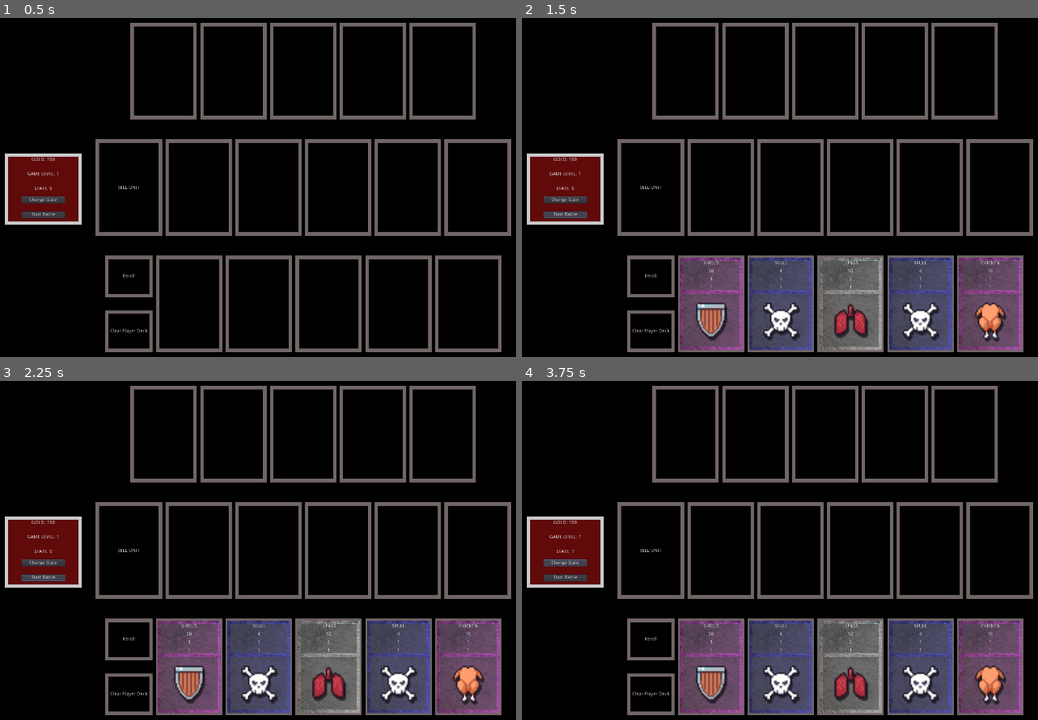
Above: before the commit, frames 1-4 (two rows, left to right).
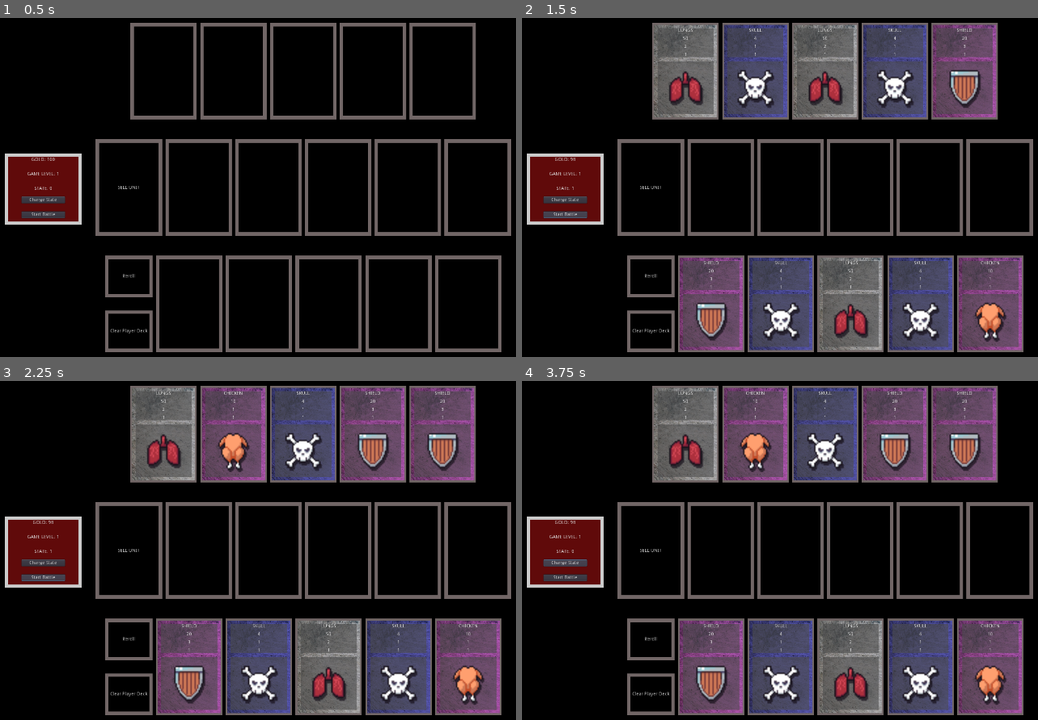
Above: after the commit, the same moments.

Repository: RM35/steel-chalk-asset
Game: Godot game, scene res://main.tscn
Same seed, same stepped clock (60 frames per second), same inputs: the game is played once before the commit and once after it.
Inputs:
- Up to frame 1 (0.5 s): no input
- Up to frame 2 (1.5 s): click "Reroll" at 0.5 s; click "Start Battle" at 1.25 s
- Up to frame 3 (2.25 s): click "Start Battle" at 2 s
- Up to frame 4 (3.75 s): click "Clear Player Deck" at 2.75 s; click "Change State" at 3.5 s

Frame 1 is identical in both runs. In frame 2, 16% of the frame differs, in the area x 6-92%, y 1-51%; in frame 3, 17%; in frame 4, 17%.

Commit message:
initial battle logic & reroll cost added

Diff:
--- a/world/world.gd
+++ b/world/world.gd
@@ -49,16 +49,18 @@
 #Debug
 func _on_Reroll_pressed():
 	$RerollSFX.play()
-	for node in shop_slots:
-		if node.get_node("Control").get_child_count() != 0:
-			node.get_node("Control").get_child(0).queue_free()
-		#Equally random for now
-		var unit = unit_scene.instance()
-		rng.randomize()
-		unit.unit_type = load(card_types[rng.randi_range(0, len(card_types) - 1)])
-		#Set to shop slot
-		unit.slot_type = 1
-		node.get_node("Control").add_child(unit)
+	if player_gold >= 2:
+		player_gold -= 2
+		for node in shop_slots:
+			if node.get_node("Control").get_child_count() != 0:
+				node.get_node("Control").get_child(0).queue_free()
+			#Equally random for now
+			var unit = unit_scene.instance()
+			rng.randomize()
+			unit.unit_type = load(card_types[rng.randi_range(0, len(card_types) - 1)])
+			#Set to shop slot
+			unit.slot_type = 1
+			node.get_node("Control").add_child(unit)
 
 func _on_ClearTeam_pressed():
 	for node in player_slots:
@@ -70,4 +72,20 @@
 	game_state = game_state % 2
 
 func _on_Battle_pressed():
-	pass # Replace with function body.
+	game_level = 1
+	game_state = 1
+	reroll_enemies()
+	$MoveDelay.start()
+
+func reroll_enemies():
+	$RerollSFX.play()
+	for node in enemy_slots:
+		if node.get_node("Control").get_child_count() != 0:
+			node.get_node("Control").get_child(0).queue_free()
+		#Equally random for now
+		var unit = unit_scene.instance()
+		rng.randomize()
+		unit.unit_type = load(card_types[rng.randi_range(0, len(card_types) - 1)])
+		#Set to shop slot
+		unit.slot_type = 2
+		node.get_node("Control").add_child(unit)
--- a/world/world.tscn
+++ b/world/world.tscn
@@ -247,6 +247,11 @@
 margin_bottom = 20.0
 text = "Start Battle"
 
+[node name="RoundTimer" type="Timer" parent="."]
+
+[node name="MoveDelay" type="Timer" parent="."]
+wait_time = 0.5
+
 [connection signal="pressed" from="VB/ShopCards/VB/Reroll" to="." method="_on_Reroll_pressed"]
 [connection signal="pressed" from="VB/ShopCards/VB/ClearTeam" to="." method="_on_ClearTeam_pressed"]
 [connection signal="pressed" from="Debug/Panel/VB/MarginContainer/Button" to="." method="_on_Button_pressed"]
